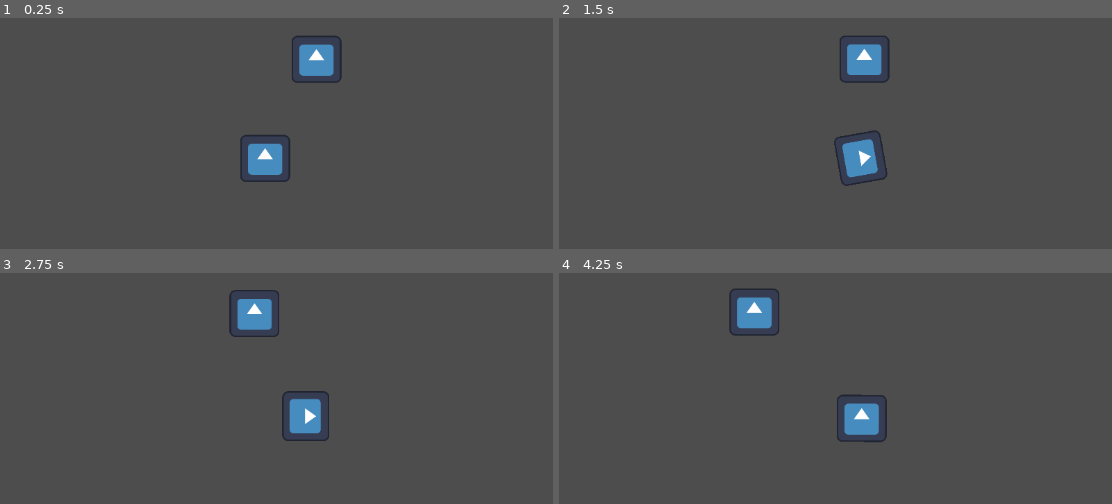
Above: before the commit, frames 1-4 (two rows, left to right).
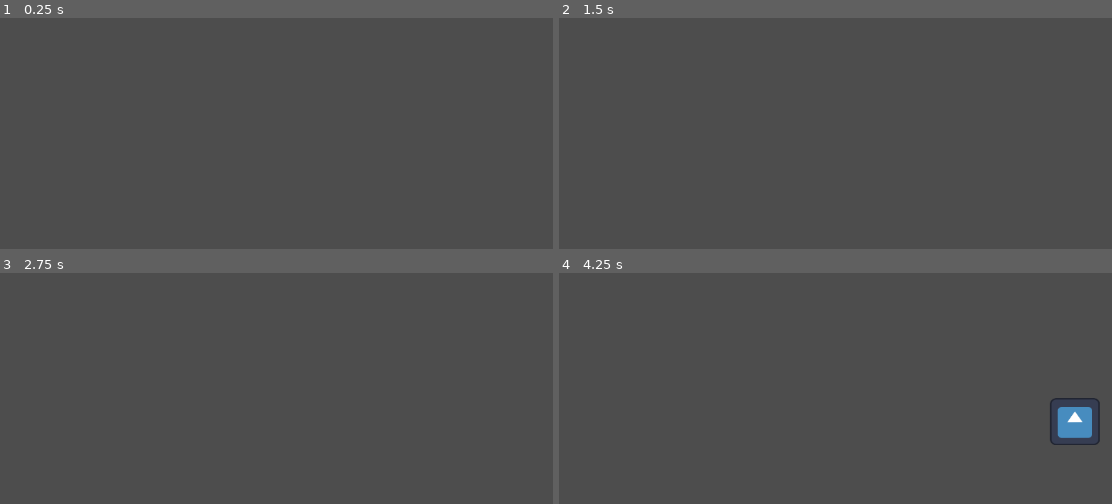
Above: after the commit, the same moments.

Repository: alvesvaren/bubble-up
Game: Godot game, scene res://scenes/main.tscn
Same seed, same stepped clock (60 frames per second), same inputs: the game is played once before the commit and once after it. The engine's default icon, where the game draws it, is replaced by a stand-in: a white triangle on a blue panel in a dark square.
Inputs:
- Up to frame 1 (0.25 s): no input
- Up to frame 2 (1.5 s): hold Right (kb_p1_flap_right) 0.53-1.28 s; hold S (kb_p1_down) from 1.28 s (still down)
- Up to frame 3 (2.75 s): release S (kb_p1_down) at 2.03 s; hold Right (kb_p1_flap_right) from 2.03 s (still down)
- Up to frame 4 (4.25 s): release Right (kb_p1_flap_right) at 2.78 s; hold W (kb_p1_up) 2.78-3.53 s; hold A (kb_p1_left) from 3.53 s (still down)

The runs differ from the first frame. In frame 1, 2.3% of the frame differs, in the area x 43-62%, y 7-71%; in frame 2, 2.2%; in frame 3, 2.3%; in frame 4, 3.4%, in the area x 30-98%, y 6-75%.

Commit message:
Automatic player join (press A)

Diff:
--- a/project.godot
+++ b/project.godot
@@ -14,6 +14,10 @@
 run/main_scene="res://scenes/main.tscn"
 config/features=PackedStringArray("4.3", "Forward Plus")
 config/icon="res://img/icon.svg"
+
+[autoload]
+
+Manager="*res://scripts/manager.gd"
 
 [input]
 
--- a/scenes/main.tscn
+++ b/scenes/main.tscn
@@ -1,6 +1,5 @@
-[gd_scene load_steps=4 format=3 uid="uid://78n4a175g7ui"]
+[gd_scene load_steps=3 format=3 uid="uid://78n4a175g7ui"]
 
-[ext_resource type="PackedScene" uid="uid://dg6f078aut376" path="res://scenes/player.tscn" id="1_qhroj"]
 [ext_resource type="Script" path="res://scripts/camera.gd" id="2_pstin"]
 
 [sub_resource type="Curve2D" id="Curve2D_1k70t"]
@@ -10,14 +9,6 @@
 point_count = 4
 
 [node name="Node2D" type="Node2D"]
-
-[node name="Player" parent="." instance=ExtResource("1_qhroj")]
-position = Vector2(138, 151)
-player_index = -1
-
-[node name="Player2" parent="." instance=ExtResource("1_qhroj")]
-position = Vector2(212, 8)
-player_index = 1
 
 [node name="CameraPath" type="Path2D" parent="."]
 curve = SubResource("Curve2D_1k70t")
--- a/scripts/camera.gd
+++ b/scripts/camera.gd
@@ -8,16 +8,17 @@
 
 # Called every frame. 'delta' is the elapsed time since the previous frame.
 func _process(delta: float) -> void:
-	var avarage_pos = Vector2(0,0)
-	var count = 0
-	var progress = {}
-	for child in get_parent().get_parent().get_parent().get_children():
-		if child.name.find("Player") != -1:
-			progress[child.name] = get_parent().get_parent().curve.get_closest_offset(child.global_position)
-			avarage_pos += child.global_position
-			count += 1
+	if Manager.state == Manager.DURING:
+		var avarage_pos = Vector2(0,0)
+		var count = 0
+		var progress = {}
+		for child in get_parent().get_parent().get_parent().get_children():
+			if child.name.find("Player") != -1:
+				progress[child.name] = get_parent().get_parent().curve.get_closest_offset(child.global_position)
+				avarage_pos += child.global_position
+				count += 1
 
-	get_parent().progress = progress[first_player(progress)]
+		get_parent().progress = progress[first_player(progress)]
 
 func first_player(progress) -> String:
 	var best = "Player"
--- a/scripts/character_body_2d.gd
+++ b/scripts/character_body_2d.gd
@@ -45,7 +45,7 @@
 
 	var flap_multiplier = flap_curve.sample(difference)
 
-	print("difference: ", difference, "s", " duration: ", current_time - last_flap_time, "s")
+	#print("difference: ", difference, "s", " duration: ", current_time - last_flap_time, "s")
 
 	last_flap_time = current_time
 	last_flap_was_right = current_flap_right
--- /dev/null
+++ b/scripts/manager.gd
@@ -0,0 +1,33 @@
+extends Node
+
+
+enum {BEFORE, DURING, AFTER}
+var state = BEFORE
+var players = []
+@onready var player = load("res://scenes/player.tscn")
+
+# Called when the node enters the scene tree for the first time.
+func _ready() -> void:
+	print("hej")
+
+
+# Called every frame. 'delta' is the elapsed time since the previous frame.
+func _process(delta: float) -> void:
+	match state:
+		BEFORE:
+			for joypad in Input.get_connected_joypads():
+				if Input.is_joy_button_pressed(joypad, JOY_BUTTON_A) and joypad not in players:
+					join_player(joypad)
+			if Input.is_action_just_pressed("kb_p1_left") and -1 not in players:
+				join_player(-1)
+		DURING:
+			pass
+		AFTER:
+			pass
+
+
+func join_player(id) -> void:
+	var new_player = player.instantiate()
+	new_player.player_index = id
+	get_tree().root.add_child(new_player)
+	players.append(id)
